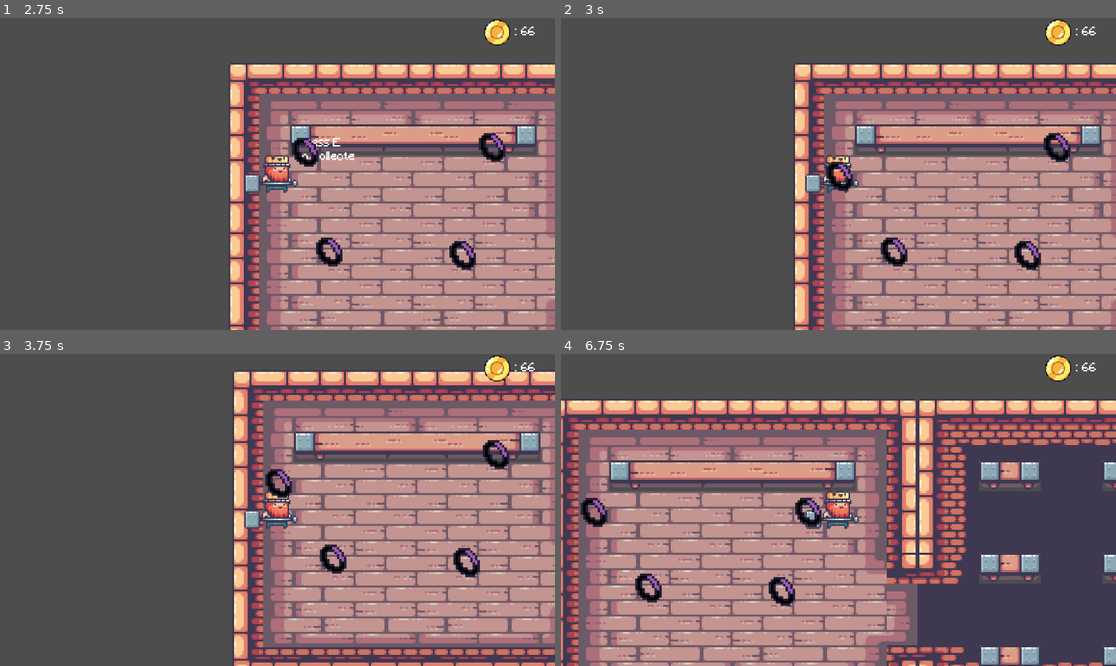
Above: before the commit, frames 1-4 (two rows, left to right).
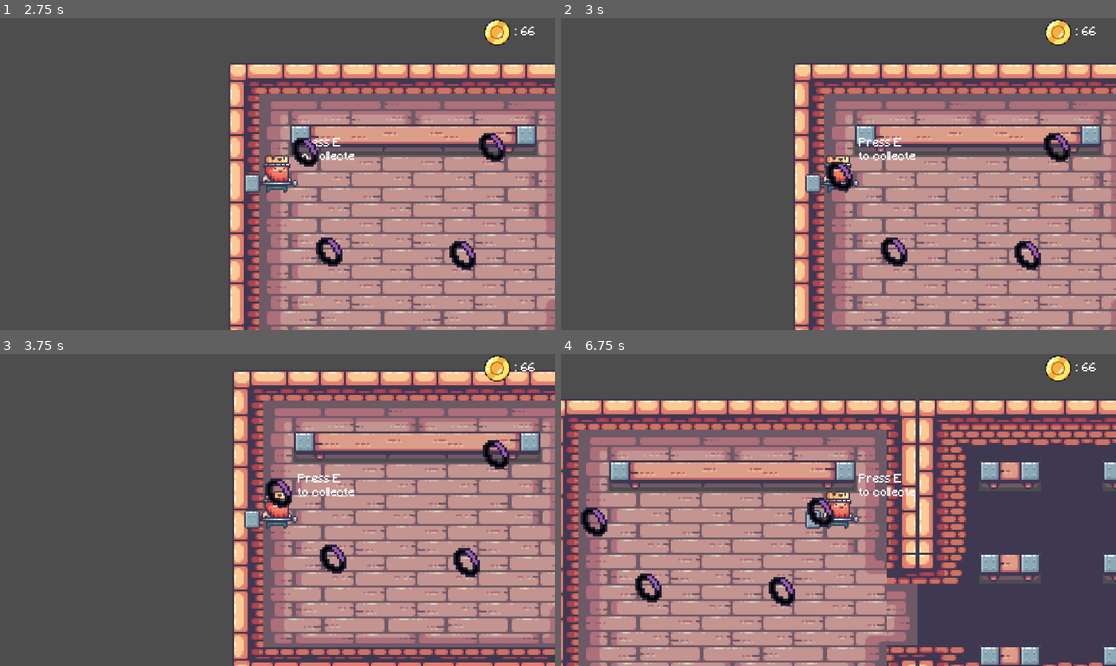
Above: after the commit, the same moments.

Repository: gogolum/GameJam2023
Game: Godot game, scene res://Scene/Main/main_level.tscn
Two runs of this game, one before a commit and one after it. Both use one fixed random seed, a clock stepped at 60 frames per second and the inputs below.
Inputs:
- Up to frame 1 (2.75 s): tap Enter at 0.5, 2 s; hold W (up) 0.53-2.03 s; tap E (interact) at 0.6, 1.35, 2.1 s; tap Space at 1.25 s; hold A (left) from 2.03 s (still down)
- Up to frame 2 (3 s): keep holding A (left); tap E (interact) at 2.75, 2.85 s
- Up to frame 3 (3.75 s): tap E (interact) at 3.5, 3.6 s; release A (left) at 3.53 s; hold S (down) from 3.53 s (still down)
- Up to frame 4 (6.75 s): release S (down) at 4.28 s; hold D (right) 4.28-5.03 s; tap E (interact) at 4.35, 5.1, 5.85, 6.5, 6.6 s; hold W (up) 5.03-5.78 s; hold D (right) from 5.78 s (still down)

Frame 1 is identical in both runs. In frame 2, 0.2% of the frame differs, in the area x 53-64%, y 38-46%; in frame 3, 0.7%; in frame 4, 1.1%, in the area x 3-64%, y 38-59%.

Commit message:
fix pickup systeme

Diff:
--- a/Scene/Main/main_level.tscn
+++ b/Scene/Main/main_level.tscn
@@ -1,17 +1,11 @@
-
-
-[gd_scene load_steps=10 format=3 uid="uid://db7tnw8hyendc"]
-
+[gd_scene load_steps=11 format=3 uid="uid://db7tnw8hyendc"]
 
 [ext_resource type="Texture2D" uid="uid://dgbbji4hl20mr" path="res://Art/Sprites/14-TileSets/Terrain (32x32).png" id="1_jsdwy"]
 [ext_resource type="PackedScene" uid="uid://tbiirjlkmisb" path="res://Scene/Player/player.tscn" id="2_oyxva"]
 [ext_resource type="Texture2D" uid="uid://jtcttfod6hjc" path="res://Art/Sprites/14-TileSets/Decorations (32x32).png" id="2_tt3ku"]
 [ext_resource type="PackedScene" uid="uid://bskbb0eymhkb6" path="res://Scene/PickUp/pick_up.tscn" id="4_u1rgs"]
-
 [ext_resource type="PackedScene" uid="uid://dx3h6h2l8ib8g" path="res://Scene/UI/ui.tscn" id="5_m0tf3"]
-
 [ext_resource type="Script" path="res://Scene/Main/CraftingBenchArea.gd" id="5_vptbv"]
-
 
 [sub_resource type="TileSetAtlasSource" id="TileSetAtlasSource_23ygp"]
 texture = ExtResource("1_jsdwy")
@@ -1428,7 +1422,6 @@
 [node name="PickUp4" parent="." instance=ExtResource("4_u1rgs")]
 position = Vector2(157, 181)
 
-
 [node name="UI" parent="." instance=ExtResource("5_m0tf3")]
 
 [node name="CraftingBench" type="Node2D" parent="."]
--- a/Scene/Player/player.gd
+++ b/Scene/Player/player.gd
@@ -3,20 +3,34 @@
 #onready variables
 @onready var animated_sprite = $AnimatedSprite2D
 var canCarry = false
+var Carry = false
+
 #constant
 const SPEED = 5.0
 func _ready():
 	$PickUpLabel.visible = false
 
 func _process(delta):
-	if $PickUpLabel.visible == true and Input.is_action_just_pressed("interact"):
+	if $PickUpDetectArea.get_overlapping_areas() and Carry == false:
 		canCarry = true
+		$PickUpLabel.visible = true
+	else:
+		canCarry = false
+		$PickUpLabel.visible = false
 
-	if canCarry == true:
-		$PickUpLabel.visible = false
+	if  Input.is_action_just_pressed("interact"):
+		Carry = false
+
+	if canCarry == true and Input.is_action_just_pressed("interact"):
+		Carry = true
+
+	if Carry:
 		$PickUpDetectArea.get_overlapping_areas()[0].position = global_position
-	if $PickUpLabel.visible == false and Input.is_action_just_pressed("interact"):
 		canCarry = false
+
+
+
+
 func _physics_process(delta):
 	#directions, flip sprite
 	if Input.get_action_strength("left"):
@@ -31,18 +45,3 @@
 		position.y += SPEED
 
 	move_and_slide()
-
-
-
-
-func _on_pick_up_detect_area_area_entered(area):
-	if area.is_in_group("PickUpGrp") :
-		$PickUpLabel.visible = true
-
-	pass # Replace with function body.
-
-
-func _on_pick_up_detect_area_area_exited(area):
-	if area.is_in_group("PickUpGrp"):
-		$PickUpLabel.visible = false
-	pass # Replace with function body.
